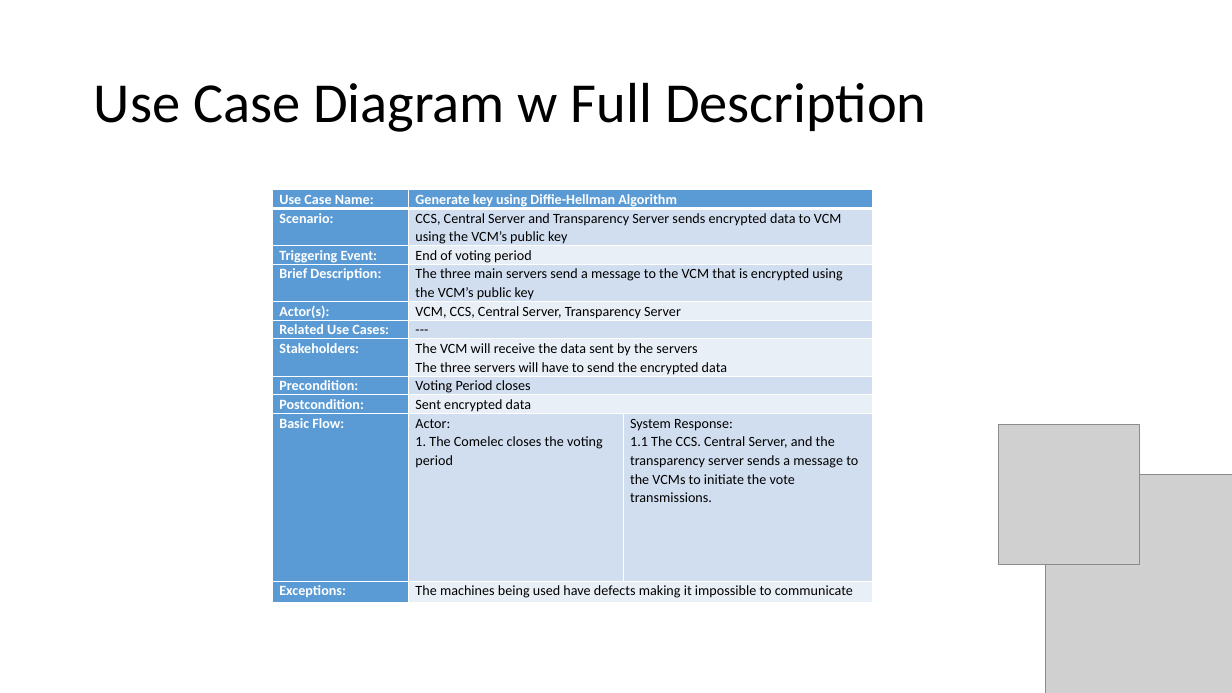
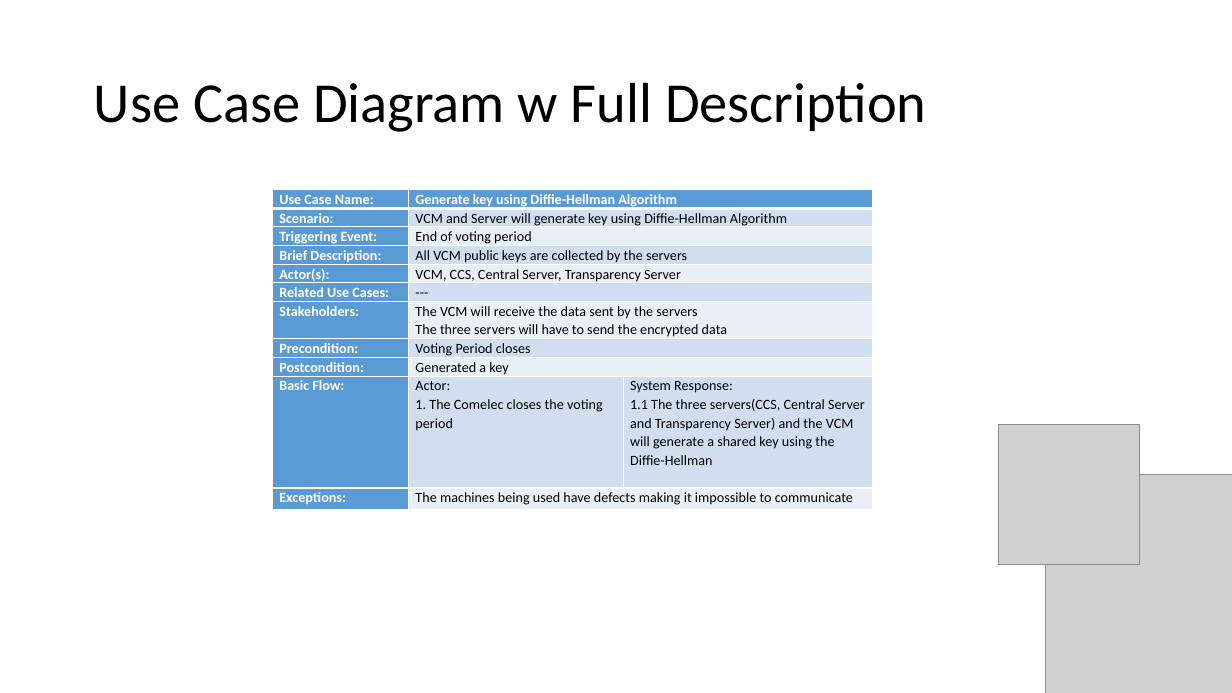
Before and after one commit to seans888/Project---Automate-Election, a slide deck: slide 21 of Documentation/Research Paper/AES diagrams.pptx. Drawn at 1232x693 pixels with LibreOffice and Linux fonts; fonts in the diff are those of the drawing; grey boxes stand for pictures. Boxes give left, top, right and bottom in pixels: in the first picture for what was removed or moved away, otherwise in the second. Text is boxed around its words. In the diff, an @@ line names an element or a change of style, - is before the commit and + after.

Commit message:
Edited the ff: Use case with description Deployment Diagram Composite Diagram

```diff
--- a/Documentation/Research Paper/AES diagrams.pptx
+++ b/Documentation/Research Paper/AES diagrams.pptx
@@ table at box(273, 189, 872, 509) @@
-row 2, column 2: CCS, Central Server and Transparency Server sends encrypted data to VCM using the VCM’s public key
+row 2, column 2: VCM and Server will generate key using Diffie-Hellman Algorithm
-row 4, column 2: The three main servers send a message to the VCM that is encrypted using the VCM’s public key
+row 4, column 2: All VCM public keys are collected by the servers
-row 9, column 2: Sent encrypted data
+row 9, column 2: Generated a key
-row 10, column 3: System Response: / 1.1 The CCS. Central Server, and the transparency server sends a message to the VCMs to initiate the vote transmissions.
+row 10, column 3: System Response: / 1.1 The three servers(CCS, Central Server and Transparency Server) and the VCM will generate a shared key using the Diffie-Hellman
```
Also in this commit, not shown: 13 other slides changed.
